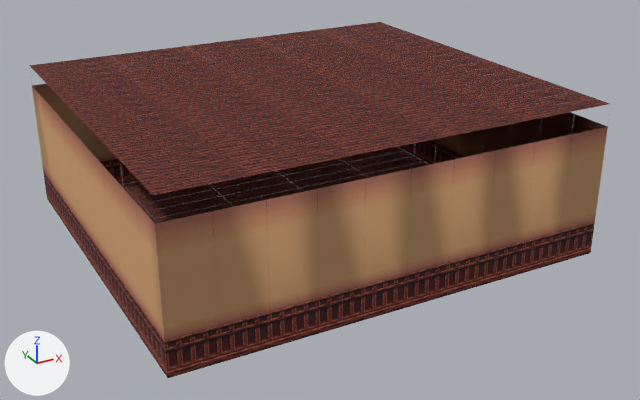
The OBJ model Art Assets/Models/House.obj: old version first, new version second.
Rendered twice from a camera (50 mm lens) standing at (-5.08, -11.65, 5.84) and looking at (0.77, -1.01, 0.52). Lighting does not change. The marker at lower left points along +X, +Y and +Z. Where no turn or scale is listed for an object, it has been applied to the vertices.
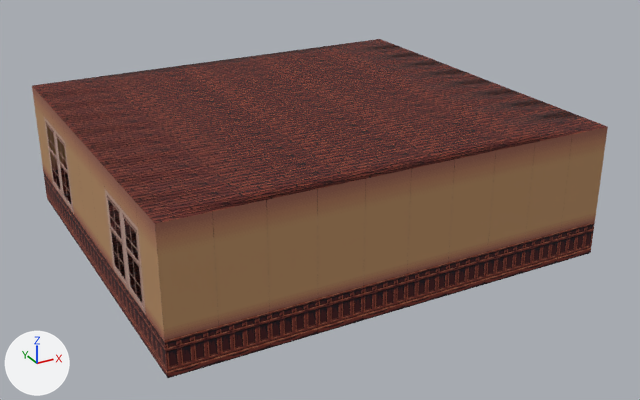
Commit message: Work on house design

Location of each change, (x1, y1, x2, y2) in pixels of the pictures (640 x 400 px; the box of a moved part takes in the faces that stretch with it):
'Default', reshaped
    before: (29, 22, 610, 378)
    after: (32, 39, 608, 378)
part 1 of me_default, moved or reshaped
    before: (29, 22, 610, 378)
    after: (32, 39, 608, 378)
part 2 of me_default, surface changed
    both: (32, 89, 608, 315)

What the commit changed:
me_default is used by ob_default; location (0.0, 0.0, 0.0).
me_default had 248 vertices, 436 faces and spanned x -2.56..3.84, y -3.52..2.24, z 0.0..2.24.
me_default now has 261 vertices, 452 faces and spans x -2.56..3.84, y -3.52..2.24, z 0.0..1.92.
Part 1, on me_default:
7 vertices are removed from x -2.56..3.84, y -2.88..1.6, z 2.24.
38 faces are deleted.
117 vertices in x -2.56..3.84, y -3.52..2.24, z 2.24 move by (0.0, 0.0, -0.32).
1 vertex is added at (3.84, -2.88, 0.0).
7 new vertices lie (0.0, 0.32, 0.0) away from vertices in x -2.56..3.84, y -3.2..1.28, z 2.24.
6 new vertices lie (0.0, 0.0, 0.32) away from vertices in x -2.56, y -2.88..1.6, z 0.0.
6 new vertices lie (0.0, 0.0, 1.28) away from vertices in x -2.56, y -2.88..1.6, z 0.32.
54 new faces join them.
me_default part 2: 59 kept faces spanning x -2.56..3.84, y -3.52..2.24, z 0.0..1.92 get new texture (UV) coordinates.
